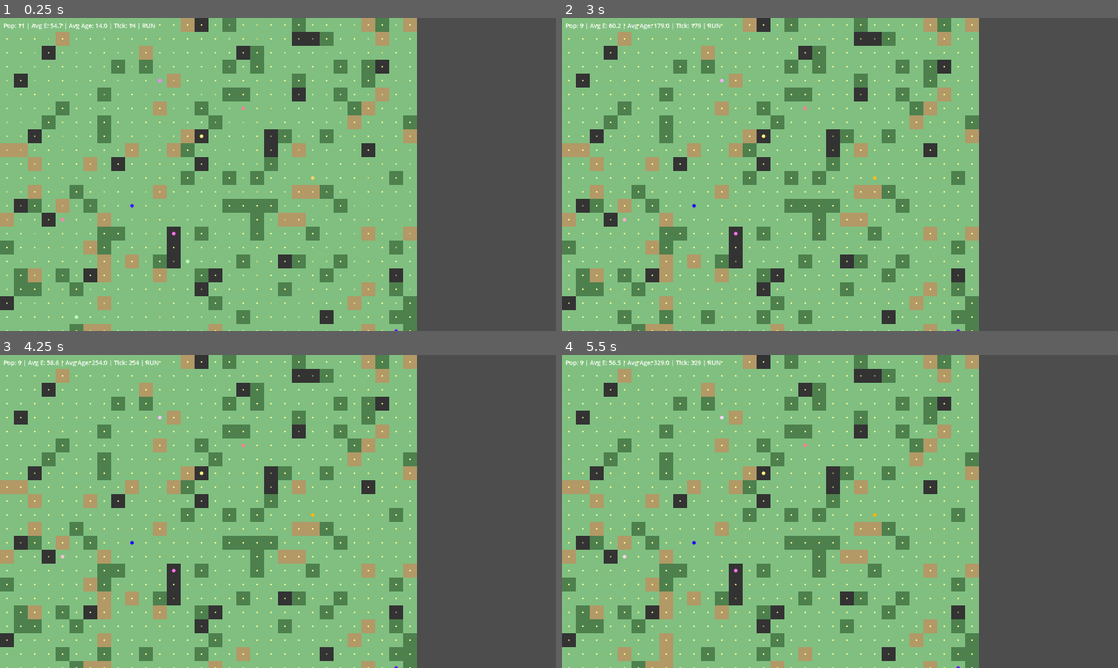
Above: before the commit, frames 1-4 (two rows, left to right).
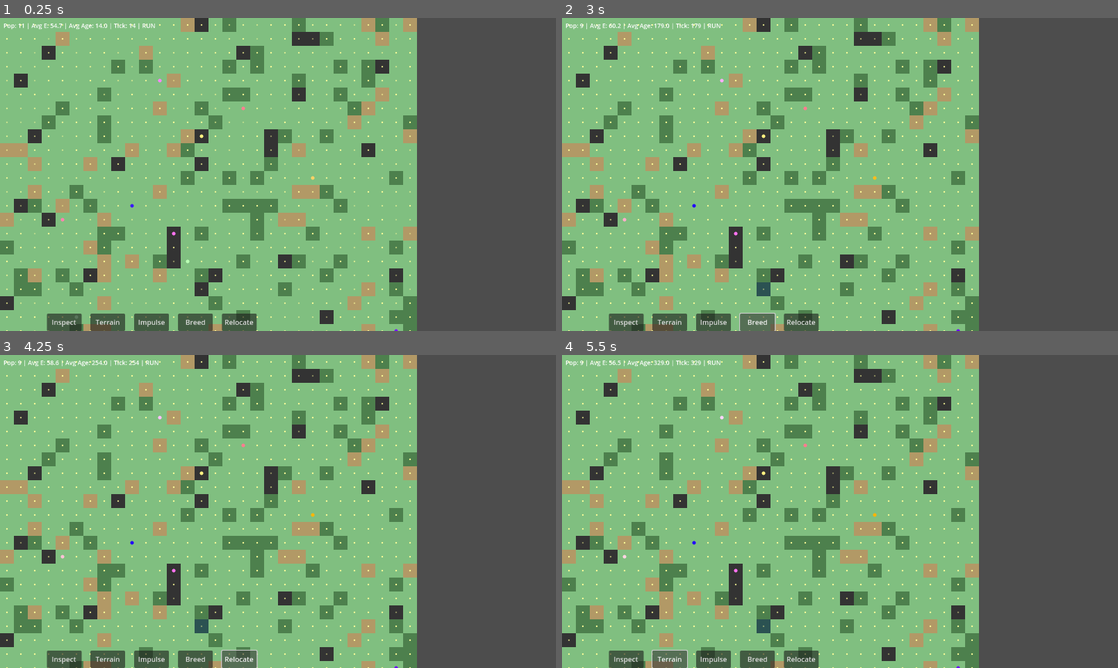
Above: after the commit, the same moments.

Repository: lavich/EvoCraft
Game: Godot game, scene res://main.tscn
Same seed, same stepped clock (60 frames per second), same inputs: the game is played once before the commit and once after it.
Inputs (mouse positions are in pixels of both pictures, inside the frame that each line leads up to):
- Up to frame 1 (0.25 s): no input
- Up to frame 2 (3 s): click (628, 321) at 0.5 s, where only the run after the commit has a clickable "Inspect"; click (667, 321) at 1.25 s, where only the run after the commit has a clickable "Terrain"; click (712, 321) at 2 s, where only the run after the commit has a clickable "Impulse"; click (756, 321) at 2.75 s, where only the run after the commit has a clickable "Breed"
- Up to frame 3 (4.25 s): click (239, 658) at 3.5 s, where only the run after the commit has a clickable "Relocate"
- Up to frame 4 (5.5 s): click (628, 658) at 4.25 s, where only the run after the commit has a clickable "Inspect"; click (667, 658) at 5 s, where only the run after the commit has a clickable "Terrain"

The runs differ from the first frame. In frame 1, 1.7% of the frame differs, in the area x 8-47%, y 94-100%; in frame 2, 1.9%; in frame 3, 2.0%; in frame 4, 2.0%, in the area x 8-47%, y 84-100%.

Commit message:
Phase 3: Player Interaction - tools palette, terrain brush, impulse, breed boost, relocate, agent inspection

Diff:
--- a/main.gd
+++ b/main.gd
@@ -1,17 +1,28 @@
 extends Node2D
+
+enum Tool { POINTER, TERRAIN, IMPULSE, BREED, RELOCATE }
 
 @onready var sim = $Simulation
 @onready var stats_label = $HUD/StatsLabel
+@onready var inspect_popup = $HUD/InspectPopup
+@onready var inspect_label = $HUD/InspectPopup/InspectLabel
 
 var zoom := 1.0
 var offset := Vector2.ZERO
 var dragging := false
 var drag_start := Vector2.ZERO
+var current_tool := Tool.POINTER
+var relocate_target = null
 
 const TILE_PX := 32
 const AGENT_RADIUS := 4
 func _ready() -> void:
 	sim.init_world()
+	$HUD/ToolPalette/PointerBtn.pressed.connect(func(): current_tool = Tool.POINTER; hide_popup())
+	$HUD/ToolPalette/TerrainBtn.pressed.connect(func(): current_tool = Tool.TERRAIN; hide_popup())
+	$HUD/ToolPalette/ImpulseBtn.pressed.connect(func(): current_tool = Tool.IMPULSE; hide_popup())
+	$HUD/ToolPalette/BreedBtn.pressed.connect(func(): current_tool = Tool.BREED; hide_popup())
+	$HUD/ToolPalette/RelocateBtn.pressed.connect(func(): current_tool = Tool.RELOCATE; hide_popup(); relocate_target = null)
 
 func _process(_delta: float) -> void:
 	queue_redraw()
@@ -26,6 +37,8 @@
 		for y in sim.grid_size:
 			var cell = sim.grid[x][y]
 			var color = sim.TILE_COLORS[cell.type]
+			if cell.regen_boost > 0.0:
+				color = color.blend(Color(0, 1, 1, cell.regen_boost * 0.3))
 			var pos = world_to_screen(x, y)
 			draw_rect(Rect2(pos, Vector2(TILE_PX, TILE_PX)), color)
 			if cell.fragments > 0:
@@ -39,15 +52,30 @@
 		var hue = a.dna.params[1]
 		var sat = a.energy / a.max_energy
 		var color = Color.from_hsv(hue, sat, 1.0)
+		if a.breeding_boost > 2.0:
+			color = color.blend(Color(1, 0, 1, 0.4))
 		draw_circle(pos, AGENT_RADIUS * zoom, color)
+	if relocate_target:
+		var tp = world_to_screen(relocate_target.x, relocate_target.y) + Vector2(TILE_PX/2, TILE_PX/2)
+		draw_circle(tp, AGENT_RADIUS * zoom + 4, Color(1, 1, 0, 0.6), false, 2.0)
 
 func world_to_screen(gx: int, gy: int) -> Vector2:
 	return Vector2(gx * TILE_PX, gy * TILE_PX) * zoom + offset
+
+func grid_from_screen(sx: float, sy: float) -> Vector2i:
+	var g = (Vector2(sx, sy) - offset) / zoom
+	return Vector2i(int(g.x / TILE_PX), int(g.y / TILE_PX))
 
 func _input(event: InputEvent) -> void:
 	if event is InputEventKey:
 		if event.keycode == KEY_SPACE and event.pressed:
 			sim.running = not sim.running
+		if event.keycode == KEY_1 and event.pressed: current_tool = Tool.POINTER; hide_popup()
+		if event.keycode == KEY_2 and event.pressed: current_tool = Tool.TERRAIN; hide_popup()
+		if event.keycode == KEY_3 and event.pressed: current_tool = Tool.IMPULSE; hide_popup()
+		if event.keycode == KEY_4 and event.pressed: current_tool = Tool.BREED; hide_popup()
+		if event.keycode == KEY_5 and event.pressed: current_tool = Tool.RELOCATE; hide_popup(); relocate_target = null
+		if event.keycode == KEY_ESCAPE and event.pressed: hide_popup()
 	if event is InputEventMouseButton:
 		if event.button_index == MOUSE_BUTTON_WHEEL_UP:
 			zoom = clamp(zoom * 1.1, 0.5, 3.0)
@@ -57,13 +85,55 @@
 			dragging = event.pressed
 			drag_start = event.position / zoom - offset / zoom if event.pressed else drag_start
 		if event.button_index == MOUSE_BUTTON_LEFT and event.pressed:
-			var click_pos = (event.position - offset) / zoom
-			var gx = int(click_pos.x / TILE_PX)
-			var gy = int(click_pos.y / TILE_PX)
-			if gx >= 0 and gx < sim.grid_size and gy >= 0 and gy < sim.grid_size:
-				sim.grid[gx][gy].type = (sim.grid[gx][gy].type + 1) % 4
+			var g = grid_from_screen(event.position.x, event.position.y)
+			var gx = g.x; var gy = g.y
+			if gx < 0 or gx >= sim.grid_size or gy < 0 or gy >= sim.grid_size: return
+			handle_tool_click(gx, gy)
 	if event is InputEventMouseMotion and dragging:
 		offset = event.position / zoom - drag_start
+
+func handle_tool_click(gx: int, gy: int) -> void:
+	match current_tool:
+		Tool.POINTER:
+			var a = agent_at(gx, gy)
+			if a: show_inspect(a)
+			else: hide_popup()
+		Tool.TERRAIN:
+			sim.grid[gx][gy].type = (sim.grid[gx][gy].type + 1) % 4
+		Tool.IMPULSE:
+			sim.trigger_impulse(gx, gy, 3)
+		Tool.BREED:
+			var a = agent_at(gx, gy)
+			if a: sim.boost_breeding(a)
+		Tool.RELOCATE:
+			if relocate_target == null:
+				relocate_target = agent_at(gx, gy)
+			else:
+				sim.relocate_agent(relocate_target, gx, gy)
+				relocate_target = null
+
+func agent_at(gx: int, gy: int):
+	for a in sim.agents:
+		if a.x == gx and a.y == gy and a.energy > 0:
+			return a
+	return null
+
+func show_inspect(a) -> void:
+	var dna = a.dna
+	var txt = "[b]Agent %d[/b]\n" % a.id
+	txt += "Energy: %d/%d\n" % [a.energy, a.max_energy]
+	txt += "Health: %d/%d\n" % [a.health, a.max_health]
+	txt += "Age: %d\n" % a.age
+	txt += "\n[b]DNA:[/b]\n"
+	txt += "Sensor W: [%.2f, %.2f, %.2f, %.2f, %.2f]\n" % [dna.sensor_weights[0], dna.sensor_weights[1], dna.sensor_weights[2], dna.sensor_weights[3], dna.sensor_weights[4]]
+	txt += "Thresholds: [%.2f, %.2f, %.2f]\n" % [dna.thresholds[0], dna.thresholds[1], dna.thresholds[2]]
+	txt += "Priorities: [%.2f, %.2f, %.2f, %.2f, %.2f, %.2f]\n" % [dna.action_priorities[0], dna.action_priorities[1], dna.action_priorities[2], dna.action_priorities[3], dna.action_priorities[4], dna.action_priorities[5]]
+	txt += "Params: [%.2f, %.2f, %.2f, %.2f]" % [dna.params[0], dna.params[1], dna.params[2], dna.params[3]]
+	inspect_label.text = txt
+	inspect_popup.visible = true
+
+func hide_popup() -> void:
+	inspect_popup.visible = false
 
 func update_hud() -> void:
 	var alive = 0
--- a/main.tscn
+++ b/main.tscn
@@ -2,6 +2,14 @@
 
 [ext_resource type="Script" path="res://main.gd" id="1"]
 [ext_resource type="Script" path="res://simulation/simulation.gd" id="2"]
+
+[sub_resource type="StyleBoxFlat" id="1"]
+bg_color = Color(0.05, 0.05, 0.1, 0.92)
+border_width_left = 1
+border_width_right = 1
+border_width_top = 1
+border_width_bottom = 1
+border_color = Color(0.5, 0.5, 0.5, 1)
 
 [node name="Main" type="Node2D"]
 script = ExtResource("1")
@@ -26,3 +34,60 @@
 offset_top = 40.0
 offset_right = 400.0
 offset_bottom = 200.0
+
+[node name="ToolPalette" type="HBoxContainer" parent="HUD"]
+layout_mode = 0
+offset_left = 100.0
+offset_top = 680.0
+offset_right = 600.0
+offset_bottom = 720.0
+theme_override_constants/separation = 4
+
+[node name="PointerBtn" type="Button" parent="HUD/ToolPalette"]
+layout_mode = 2
+size_flags_horizontal = 6
+custom_minimum_size = Vector2(80, 36)
+text = "Inspect"
+
+[node name="TerrainBtn" type="Button" parent="HUD/ToolPalette"]
+layout_mode = 2
+size_flags_horizontal = 6
+custom_minimum_size = Vector2(80, 36)
+text = "Terrain"
+
+[node name="ImpulseBtn" type="Button" parent="HUD/ToolPalette"]
+layout_mode = 2
+size_flags_horizontal = 6
+custom_minimum_size = Vector2(80, 36)
+text = "Impulse"
+
+[node name="BreedBtn" type="Button" parent="HUD/ToolPalette"]
+layout_mode = 2
+size_flags_horizontal = 6
+custom_minimum_size = Vector2(80, 36)
+text = "Breed"
+
+[node name="RelocateBtn" type="Button" parent="HUD/ToolPalette"]
+layout_mode = 2
+size_flags_horizontal = 6
+custom_minimum_size = Vector2(80, 36)
+text = "Relocate"
+
+[node name="InspectPopup" type="Panel" parent="HUD"]
+layout_mode = 0
+offset_left = 800.0
+offset_top = 60.0
+offset_right = 1180.0
+offset_bottom = 360.0
+visible = false
+theme_override_styles/panel = SubResource(1)
+
+[node name="InspectLabel" type="RichTextLabel" parent="HUD/InspectPopup"]
+layout_mode = 0
+offset_left = 8
+offset_top = 8
+offset_right = 372
+offset_bottom = 292
+theme_override_colors/default_color = Color(1, 1, 1, 1)
+theme_override_font_sizes/normal_font_size = 12
+bbcode_enabled = true
--- a/simulation/simulation.gd
+++ b/simulation/simulation.gd
@@ -16,6 +16,7 @@
 	var age: int
 	var dna: Resource
 	var cooldown: int
+	var breeding_boost: float
 
 var grid_size := 30
 var grid: Array
@@ -64,6 +65,7 @@
 			grid[x].append({
 				type = t,
 				fragments = randi() % 4 + 1,
+				regen_boost = 0.0,
 			})
 	agents = []
 	for i in 12:
@@ -81,6 +83,7 @@
 	a.age = 0
 	a.dna = random_dna()
 	a.cooldown = 0
+	a.breeding_boost = 1.0
 	agents.append(a)
 
 func _process(_delta: float) -> void:
@@ -98,16 +101,19 @@
 		for y in grid_size:
 			var cell = grid[x][y]
 			if cell.type == TileType.RAZLOM: continue
-			var rate = FRAGMENT_REGEN_BASE
+			var rate = FRAGMENT_REGEN_BASE + cell.regen_boost
 			if cell.type == TileType.TRYASINA: rate *= 2
 			if randf() < rate:
 				cell.fragments = min(cell.fragments + 1, 5)
+			if cell.regen_boost > 0.0:
+				cell.regen_boost = max(0.0, cell.regen_boost - 0.05)
 
 func process_agents() -> void:
 	for a in agents:
 		if a.energy <= 0 or a.health <= 0: continue
 		a.age += 1
 		if a.cooldown > 0: a.cooldown -= 1
+		a.breeding_boost = max(1.0, a.breeding_boost - 0.1)
 		decide_action(a)
 
 func decide_action(a: AgentData) -> void:
@@ -210,11 +216,12 @@
 func do_reproduce(a: AgentData) -> void:
 	if a.cooldown > 0: return
 	var partner: AgentData = null
+	var repro_threshold = REPRODUCE_COST / max(a.breeding_boost, 0.1)
 	for other in agents:
 		if other.id == a.id: continue
 		if other.energy <= 0: continue
 		var d = sqrt(pow(other.x - a.x, 2) + pow(other.y - a.y, 2))
-		if d < 2.0 and other.energy > REPRODUCE_COST:
+		if d < 2.0 and other.energy > repro_threshold:
 			partner = other; break
 	if partner == null: return
 
@@ -271,3 +278,20 @@
 		if a.energy > 0 and a.health > 0:
 			alive.append(a)
 	agents = alive
+
+func trigger_impulse(cx: int, cy: int, radius: int = 3) -> void:
+	for x in range(max(0, cx - radius), min(grid_size, cx + radius + 1)):
+		for y in range(max(0, cy - radius), min(grid_size, cy + radius + 1)):
+			var d = sqrt(pow(x - cx, 2) + pow(y - cy, 2))
+			if d <= radius:
+				grid[x][y].regen_boost = 0.5
+
+func boost_breeding(a: AgentData) -> void:
+	a.breeding_boost = 5.0
+
+func relocate_agent(a: AgentData, nx: int, ny: int) -> void:
+	nx = clampi(nx, 0, grid_size - 1)
+	ny = clampi(ny, 0, grid_size - 1)
+	if grid[nx][ny].type != TileType.RAZLOM:
+		a.x = nx
+		a.y = ny
